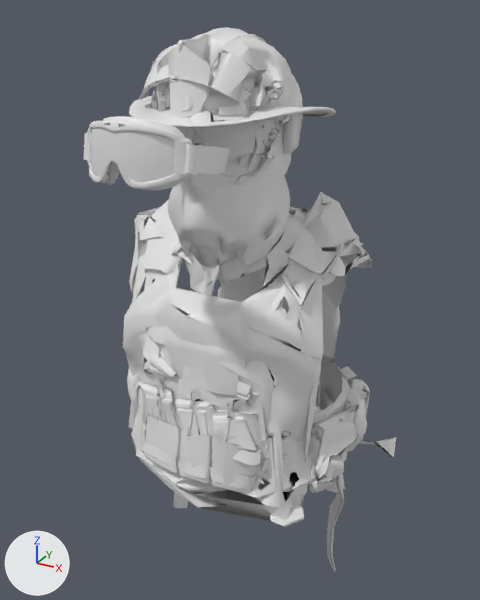
What one commit did to the glTF model public/models/gear/fit_police_m.glb.
The view is the same before and after, from a 50 mm lens placed at (0.552, -0.977, 0.97), pointed at (0.012, 0.005, 0.479). The lights are fixed; the arrows at lower left show +X, +Y and +Z. The first picture is the older version. Vertices at exactly the same position are counted once.

Objects in the first picture: 'backpack_hiking', 'bag_medic', 'balaclava', 'glasses_ballistic_lens', 'goggles_tactical', 'goggles_tactical_lens', 'helmet_construction', 'helmet_firefighter', 'helmet_swat', 'shemagh', 'vest_military', 'vest_swat' and 5 more.
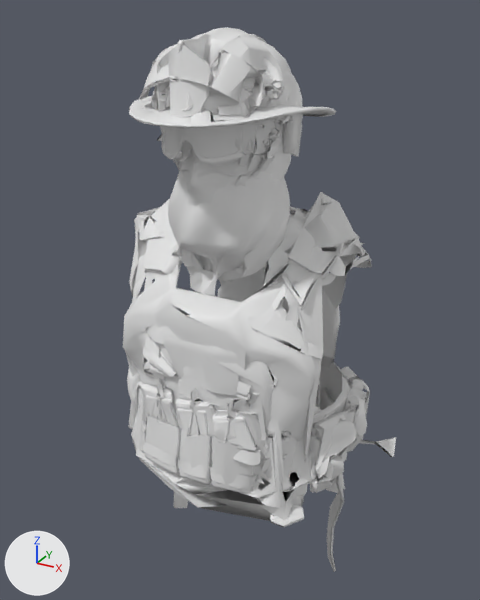
Changed parts and their boxes [x1, y1, x2, y2] in the pictures (480 x 600 px; the box of a moved part takes in the faces that stretch with it):
'shemagh', reshaped
    before: [168, 174, 290, 295]
    after: [168, 170, 290, 296]
'goggles_tactical_lens', reshaped
    before: [91, 128, 203, 182]
    after: [164, 125, 243, 158]
'goggles_tactical', reshaped
    before: [83, 116, 230, 190]
    after: [157, 124, 302, 166]
part 1 of me_goggles_tactical, deleted
    before: [87, 116, 192, 190]
part 2 of me_goggles_tactical, cut back
    before: [83, 133, 230, 175]
    after: [157, 124, 302, 166]
part 3 of me_goggles_tactical_lens, moved or reshaped
    before: [108, 162, 119, 181]
    after: [181, 140, 192, 158]
part 4 of me_goggles_tactical_lens, moved or reshaped
    before: [99, 156, 131, 182]
    after: [174, 136, 203, 158]
part 5 of me_goggles_tactical_lens, added
    after: [164, 125, 243, 158]
part 6 of me_goggles_tactical_lens, deleted
    before: [91, 128, 203, 182]
'glasses_ballistic_lens', unchanged, covered by the edit
    before: [176, 124, 256, 158]
    after: [160, 124, 256, 154]

The change, as a list of edits to the scene's bpy script:
```text
Change me_goggles_tactical:
    used by ob_goggles_tactical; location = (0.0, 0.0, 0.0)
    remove me_goggles_tactical.from_pydata(...)  # 649 vertices, 1029 faces; spans x -0.095..0.095, y -0.313..-0.086, z 0.745..0.841
    add me_goggles_tactical.from_pydata(...)  # 682 vertices, 1085 faces; spans x -0.103..0.094, y -0.139..0.124, z 0.729..0.844
    me_goggles_tactical part 1: 8 loose pieces with 490 vertices, spanning x -0.086..0.088, y -0.313..-0.086, z 0.746..0.841, are deleted
    me_goggles_tactical part 2: 159 vertices removed from x -0.095..0.095, y -0.268..-0.087, z 0.745..0.812; 682 vertices added at x -0.103..0.094, y -0.139..0.124, z 0.729..0.844
Change me_goggles_tactical_lens:
    used by ob_goggles_tactical_lens; location = (0.0, 0.0, 0.0)
    remove me_goggles_tactical_lens.from_pydata(...)  # 238 vertices, 294 faces; spans x -0.071..0.081, y -0.313..-0.086, z 0.751..0.833
    add me_goggles_tactical_lens.from_pydata(...)  # 155 vertices, 219 faces; spans x -0.071..0.073, y -0.139..0.119, z 0.735..0.844
    me_goggles_tactical_lens part 3: the loose piece of 50 vertices spanning x -0.021..0.024, y -0.305..-0.281, z 0.76..0.799 is moved by (0.0, 0.174, -0.001)
    me_goggles_tactical_lens part 4: the loose piece of 51 vertices spanning x -0.025..0.028, y -0.313..-0.307, z 0.763..0.797 is moved by (0.0, 0.174, -0.001)
    me_goggles_tactical_lens part 5: a new loose piece of 30 vertices spanning x -0.071..0.073, y -0.137..-0.074, z 0.76..0.844
    me_goggles_tactical_lens part 6: 7 loose pieces with 137 vertices, spanning x -0.071..0.081, y -0.311..-0.086, z 0.751..0.833, are deleted
    other edits to the shape of me_goggles_tactical_lens do not show in these pictures
Change me_shemagh:
    used by ob_shemagh; location = (0.0, 0.0, 0.0)
    remove me_shemagh.from_pydata(...)  # 469 vertices, 836 faces; spans x -0.102..0.103, y -0.118..0.12, z 0.5..0.735
    add me_shemagh.from_pydata(...)  # 473 vertices, 845 faces; spans x -0.102..0.103, y -0.118..0.131, z 0.46..0.735
    me_shemagh part 7: 3 vertices moved within x -0.017..0.092, y -0.081..0.022, z 0.502..0.62; 408 vertices removed from x -0.102..0.103, y -0.118..0.12, z 0.5..0.717; 412 vertices added at x -0.102..0.103, y -0.118..0.131, z 0.46..0.724
```
